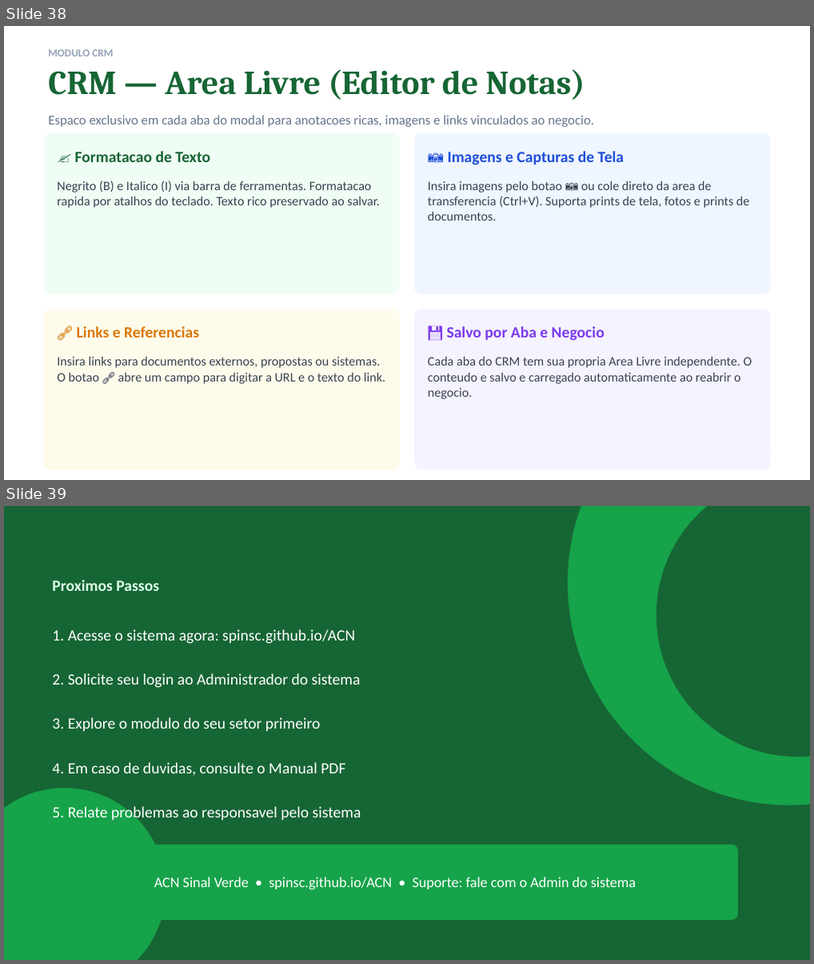
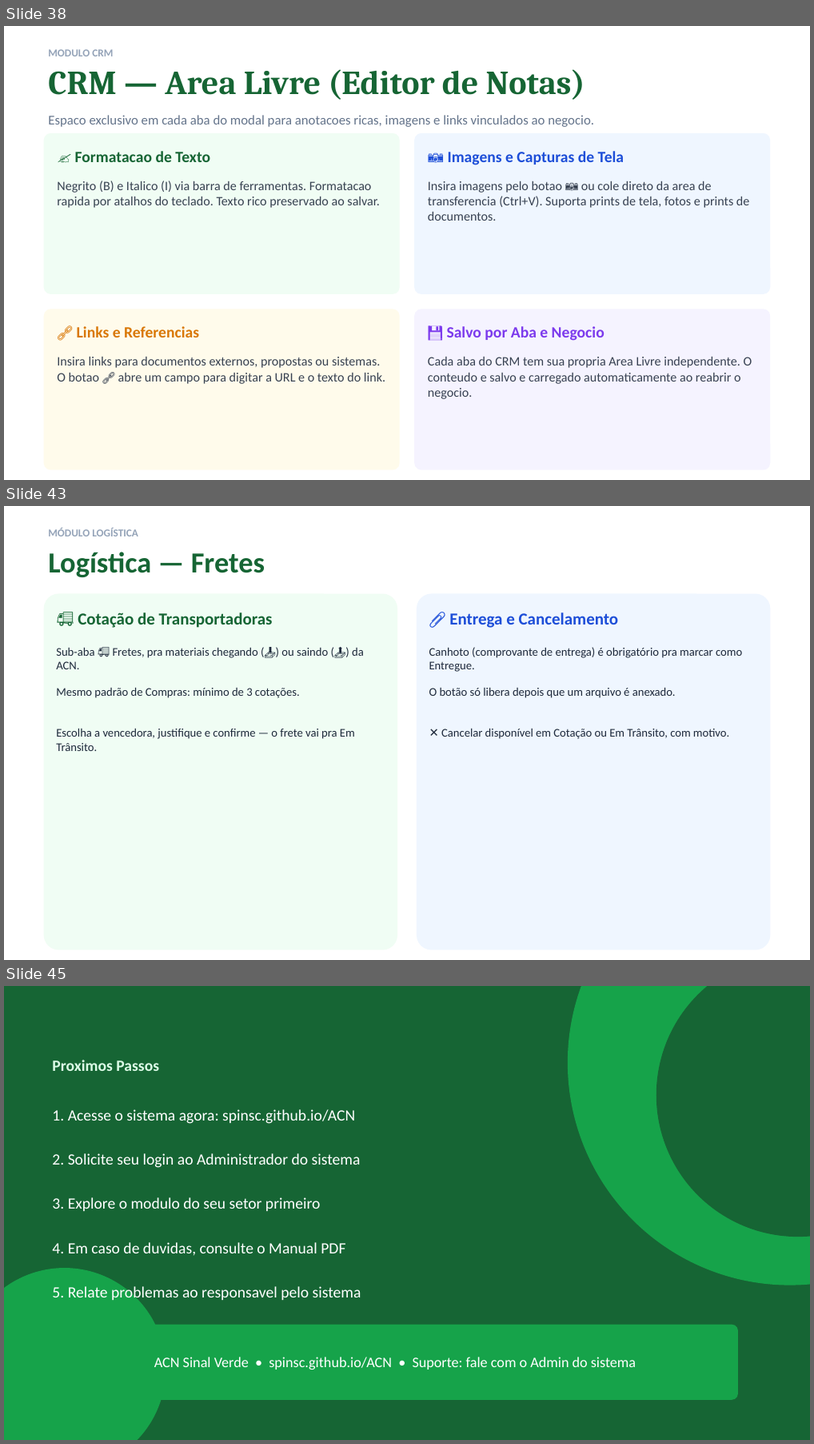
Before and after one commit to spinsc/ACN, a slide deck: ACN_Sinal_Verde_Treinamento.pptx. Shown one above the other, each under a label of ours: slides 38 and 39 before the commit, slides 38, 43 and 45 after it; the slides between them are not shown. The pictures are 814x964 and 814x1444 pixels, drawn with LibreOffice and Linux fonts; fonts in the diff are those of the drawing. Boxes give left, top, right and bottom in pixels: in the first picture for what was removed or moved away, otherwise in the second. Text is boxed around its words. In the diff, an @@ line names an element or a change of style, - is before the commit and + after.

```diff
--- a/ACN_Sinal_Verde_Treinamento.pptx
+++ b/ACN_Sinal_Verde_Treinamento.pptx
@@ slide 43 added at bbox=[4, 506, 810, 960], background #FFFFFF @@
@@ rectangle added at bbox=[4, 506, 810, 959], fill #FFFFFF, outline #FFFFFF 1 pt @@
@@ text added at bbox=[48, 528, 138, 536], 9.5 pt, text #94A3B8, bold @@
+MÓDULO LOGÍSTICA
@@ text added at bbox=[48, 552, 265, 577], 26 pt, text #166534, bold @@
+Logística — Fretes
@@ rounded rectangle added at bbox=[44, 594, 398, 948], fill #F0FDF4, outline #F0FDF4 1 pt @@
@@ rounded rectangle added at bbox=[417, 594, 770, 948], fill #EFF6FF, outline #EFF6FF 1 pt @@
@@ text added at bbox=[78, 612, 273, 628], 15 pt, text #166534, bold @@
+🚚 Cotação de Transportadoras
@@ text added at bbox=[450, 612, 619, 628], 15 pt, text #1D4ED8, bold @@
+📎 Entrega e Cancelamento
@@ text added at bbox=[56, 647, 364, 669], 10.5 pt, text #1E293B @@
+Sub-aba 🚚 Fretes, pra materiais chegando (📥) ou saindo (📤) da ACN.
@@ text added at bbox=[430, 647, 742, 672], 10.5 pt, text #1E293B @@
+Canhoto (comprovante de entrega) é obrigatório pra marcar como Entregue.
@@ text added at bbox=[56, 687, 300, 698], 10.5 pt, text #1E293B @@
+Mesmo padrão de Compras: mínimo de 3 cotações.
@@ text added at bbox=[430, 687, 676, 698], 10.5 pt, text #1E293B @@
+O botão só libera depois que um arquivo é anexado.
@@ text added at bbox=[56, 728, 355, 751], 10.5 pt, text #1E293B @@
+Escolha a vencedora, justifique e confirme — o frete vai pra Em Trânsito.
@@ text added at bbox=[442, 728, 730, 739], 10.5 pt, text #1E293B @@
+✕ Cancelar disponível em Cotação ou Em Trânsito, com motivo.
@@ what was slide 39 is now slide 45 @@
```
Also in this commit, not shown: 5 other slides added, 2 other files.
